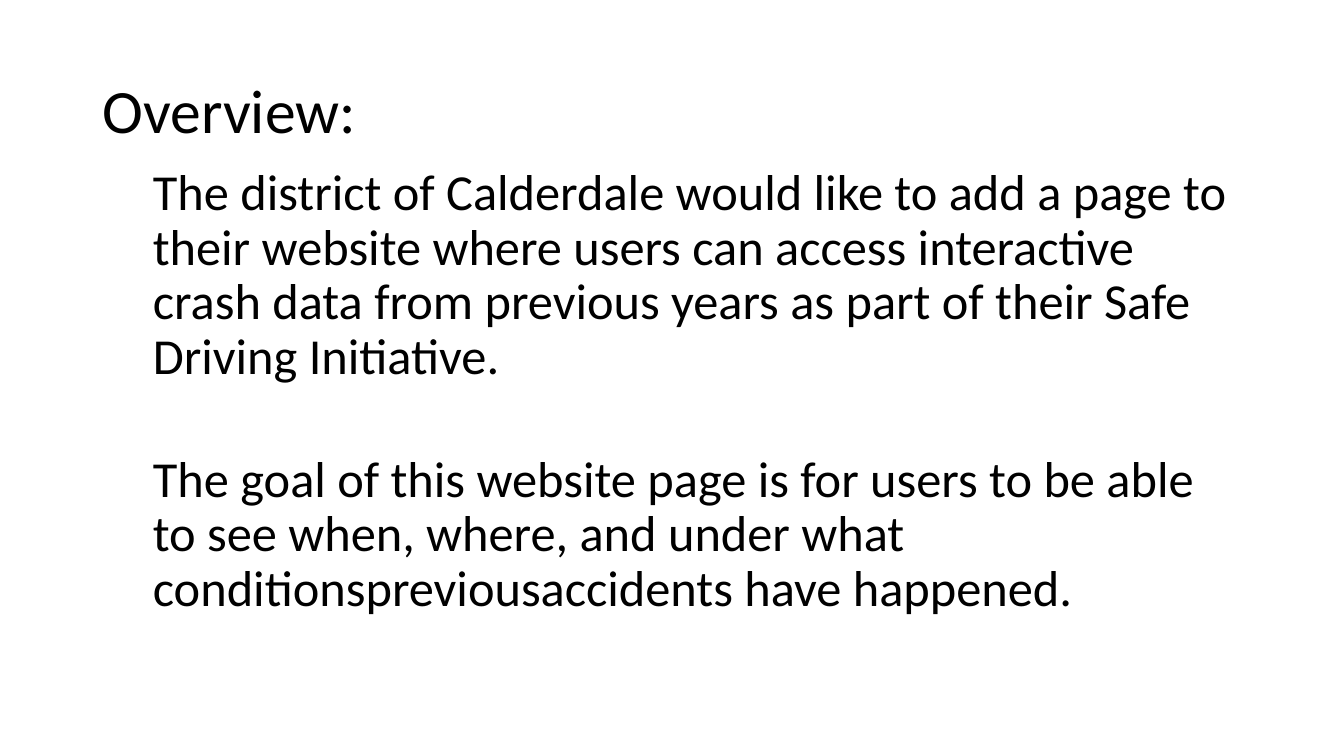
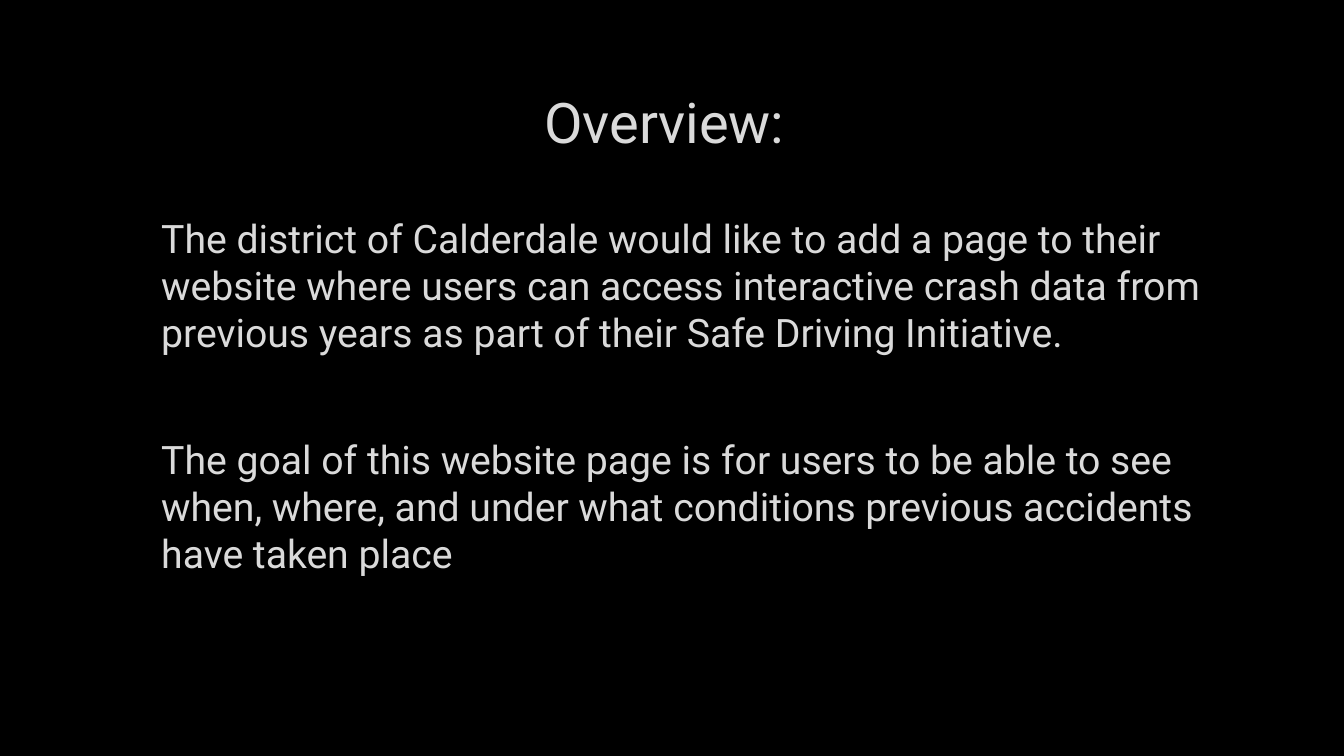
Before and after one commit to SarahMcLain/project_3, a slide deck: slide 2 of project_3_presentation.pptx. Drawn at 1344x756 pixels with LibreOffice and Linux fonts; fonts in the diff are those of the drawing; background and template pictures are left out. Boxes give left, top, right and bottom in pixels: in the first picture for what was removed or moved away, otherwise in the second. Text is boxed around its words. In the diff, an @@ line names an element or a change of style, - is before the commit and + after.

Commit message:
Slide Update
Formatted presentation: slide info still needed.

```diff
--- a/project_3_presentation.pptx
+++ b/project_3_presentation.pptx
@@ background #FFFFFF to picture (left out) @@
@@ title "Overview:": place and size @@
-title "Overview:" at [102,90,355,134]
+title "Overview:" at [544,102,784,144]
@@ title "Overview:" at [544,102,784,144]: size 44 to 40 pt, font Calibri to Roboto, text colour #000000 to #DADADA, letter outline none to #404040 0.75 pt; alignment left to centre; line spacing 0.9 to 1 @@
@@ text "The district of Calderdale would ...": place and size @@
-text "The district of Calderdale would ..." at [153,175,1226,614]
+text "The district of Calderdale would ..." at [161,223,1200,576]
@@ text "The district of Calderdale would ..." at [161,223,1200,576]: vertical alignment top to middle @@
@@ text at [161,223,1200,356]: size 36 to 28 pt, font Calibri to Roboto, text colour #000000 to #DADADA, letter outline none to #404040 0.75 pt in "The district of Calderdale would like to ..."; line spacing 0.9 to 1; more space between paragraphs @@
@@ text at [161,444,1192,576]: text changed; size 36 to 28 pt; font Calibri to Roboto; text colour #000000 to #DADADA @@
-  The goal of this website page is for users to be able to see when, where, and under what conditionspreviousaccidents have happened.
+  The goal of this website page is for users to be able to see when, where, and under what conditions previous accidents have taken place
```
Also in this commit, not shown: 3 other slides changed, 2 slides added.
